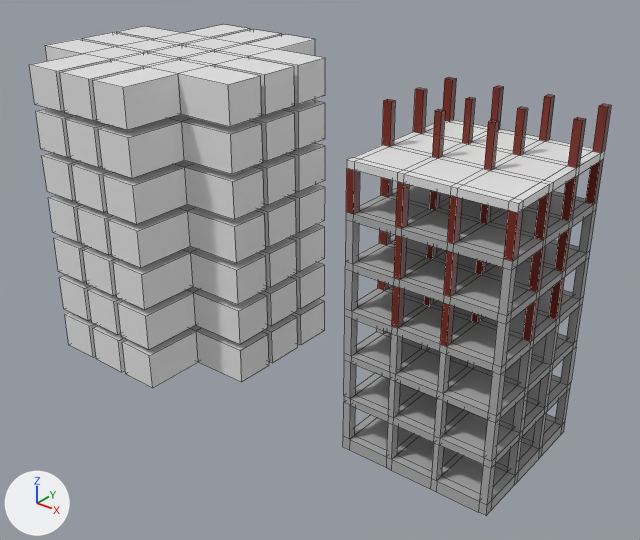
One commit to the FBX model Assets/Prefab/Modélisations/BatimentConstru.fbx: the scene before it, then after it.
Camera for both pictures: a 50 mm lens placed at (34.9, -65.3, 40.3), pointed at (-17.7, 0.5, -0.5). The axes (+X, +Y, +Z) are drawn at lower left. The lights are the same throughout. Mesh edges are drawn as thin lines. Where no turn or scale is listed for an object, it has been applied to the vertices.
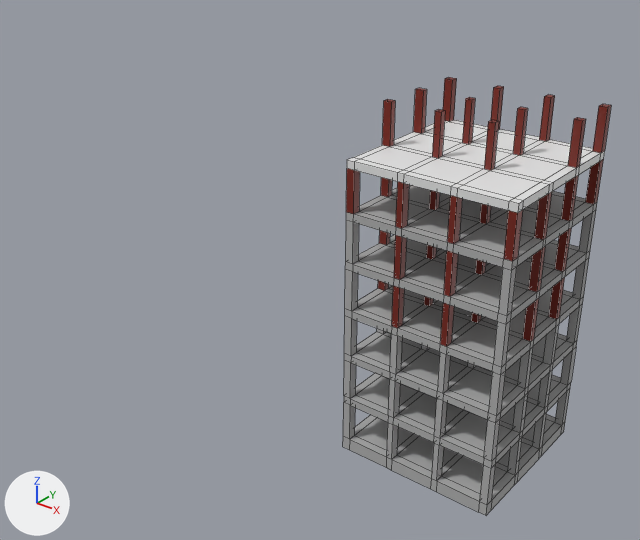
Location of each change, (x1, y1, x2, y2) in pixels of the pictures (640 x 540 px):
'Cube.005', deleted
    before: (29, 24, 325, 388)

Edits to the bpy script that builds the scene:
```text
Remove ob_cube_005:
    ob_cube_005 = bpy.data.objects.new('Cube.005', me_cube_008)
    ob_cube_005.location = (-36.3, 0.0, -10.5)
```
